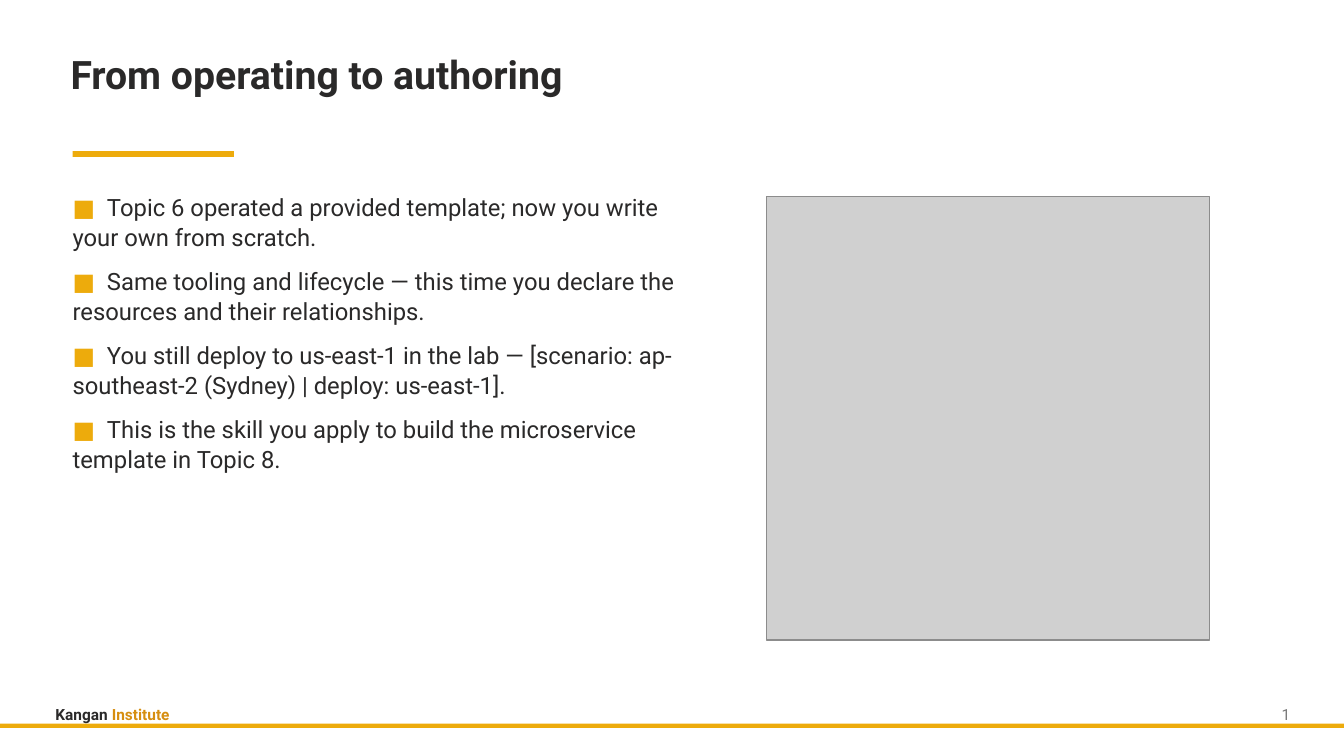
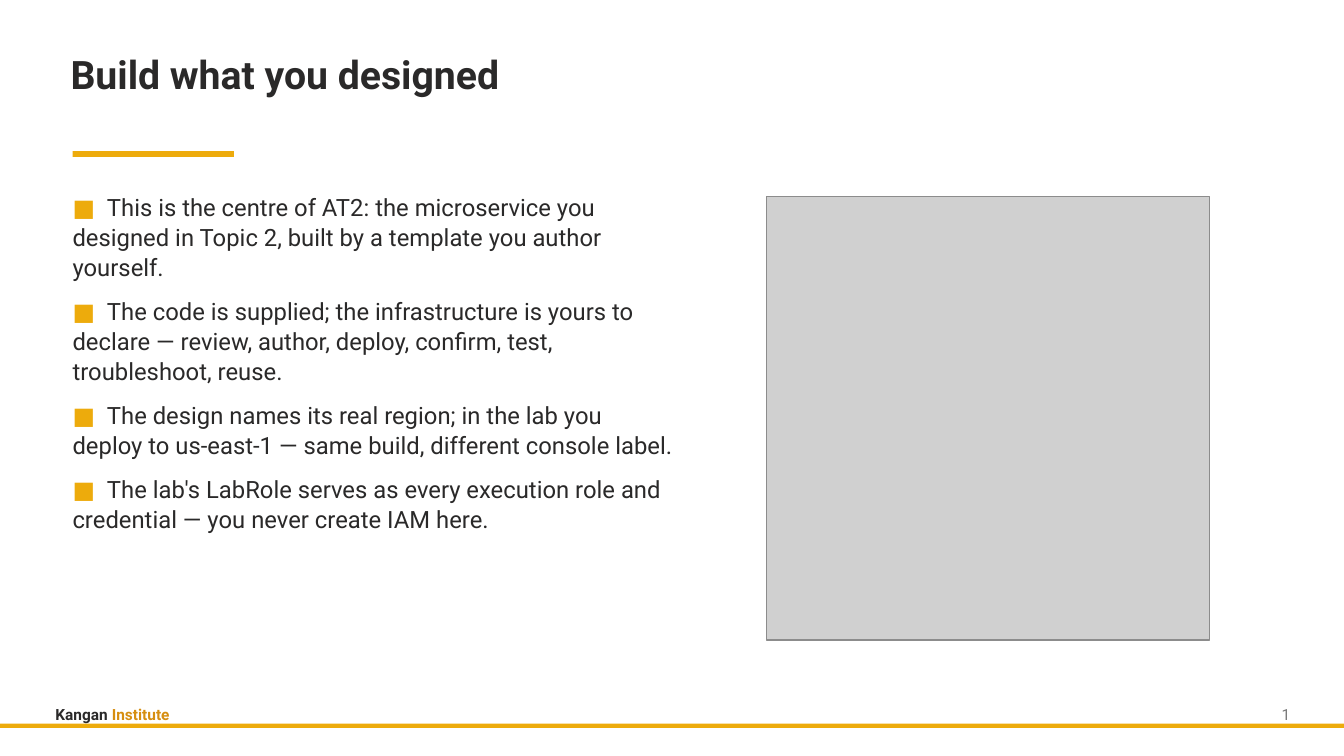
Before and after one commit to Digital-Initiatives-Kangan-Institute/diploma-cloud-cyber-content-s1, a slide deck: slide 2 of S1-CL2-Cloud-Disaster-Recovery/delivery/topic_07/Topic_07_Slides.pptx. Drawn at 1344x756 pixels with LibreOffice and Linux fonts; fonts in the diff are those of the drawing; grey boxes stand for pictures. Boxes give left, top, right and bottom in pixels: in the first picture for what was removed or moved away, otherwise in the second. Text is boxed around its words. In the diff, an @@ line names an element or a change of style, - is before the commit and + after.

```diff
--- a/S1-CL2-Cloud-Disaster-Recovery/delivery/topic_07/Topic_07_Slides.pptx
+++ b/S1-CL2-Cloud-Disaster-Recovery/delivery/topic_07/Topic_07_Slides.pptx
@@ text at (71, 59, 499, 98): text changed @@
-From operating to authoring
+Build what you designed
@@ text at (73, 198, 672, 533): text changed @@
-■ Topic 6 operated a provided template; now you write your own from scratch.
-■ Same tooling and lifecycle — this time you declare the resources and their relationships.
-■ You still deploy to us-east-1 in the lab — [scenario: ap-southeast-2 (Sydney) | deploy: us-east-1].
-■ This is the skill you apply to build the microservice template in Topic 8.
+■ This is the centre of AT2: the microservice you designed in Topic 2, built by a template you author yourself.
+■ The code is supplied; the infrastructure is yours to declare — review, author, deploy, confirm, test, troubleshoot, reuse.
+■ The design names its real region; in the lab you deploy to us-east-1 — same build, different console label.
+■ The lab's LabRole serves as every execution role and credential — you never create IAM here.
```
Also in this commit, not shown: 14 other slides changed, 17 slides added, 2 slides removed, 36 other files.
